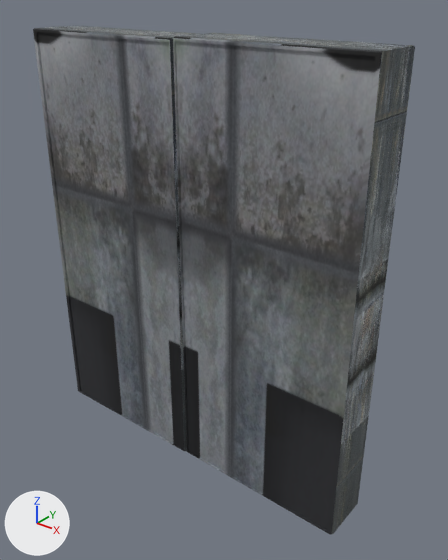
Before and after pictures for a commit that changed the FBX model induction/Game/Assets/modelData/Door/Door.fbx.
Rendered twice from a camera (50 mm lens) standing at (20.2, -23.0, 26.1) and looking at (1.3, 0.7, 11.4). Lighting does not change. The marker at lower left points along +X, +Y and +Z. Where no turn or scale is listed for an object, it has been applied to the vertices.
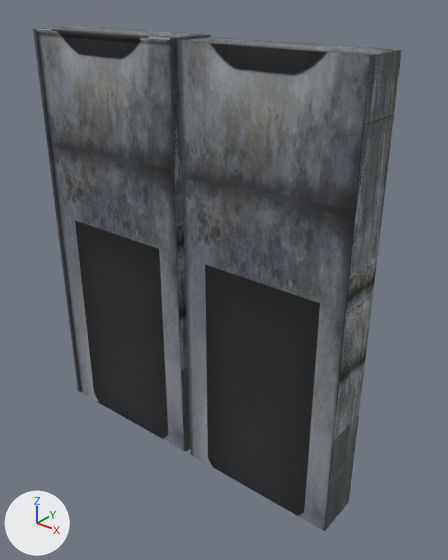
The newer file is also turned or shifted as a whole; pictures and numbers use the older file's frame.

The edits, one by one:
Material '13 - Default' (mat_13___default) is new.
Uses the picture img_japanese011_jpg.
me_mesh_001 is used by ob_box004; location (10.16, 0.0, 0.0); rotation (3.142, 0.0, 0.0), in degrees (180, 0, 0); scale (-0.0127, -0.0254, -0.0166).
me_mesh_001 had 34 vertices, 64 faces and spanned x 6.0..795.0, y -57.0..57.0, z 5.0..1430.0.
me_mesh_001 no longer uses material mat_material__109.
me_mesh_001 now has 8 vertices, 12 faces and spans x -337.0..-1.0, y -47.0..47.0, z 0.0..902.0.
me_mesh_001 part 1: the whole mesh is rebuilt.
me_mesh_001 now uses material mat_13___default.
me_mesh has 34 vertices, 64 faces and spans x 0.0..10.0, y -1.4..1.4, z 0.0..23.7.
me_mesh is used by ob_box003; location (-10.16, 0.0, 0.0).
me_mesh part 2: all 48 faces that had it switch from mat_material__109 to mat_13___default.
Object 'Box004' (ob_box004) turns from (180, 0, 0) to (0, 0, 0) degrees about x, y and z.
Object 'Box004' (ob_box004) moves from (10.16, 0.0, 0.0) to (9.65, 0.0, 0.0).
Object 'Box004' (ob_box004) is rescaled from (-0.0127, -0.0254, -0.0166) to (0.0279, 0.0279, 0.0262).

Location of each change, (x1, y1, x2, y2) in pixels of the pictures (448 x 560 px):
'Box004', reshaped, moved, rescaled, turned: before (173, 33, 415, 534); after (178, 37, 402, 531)
part 2 of me_mesh, recoloured: (33, 28, 184, 451) in both
